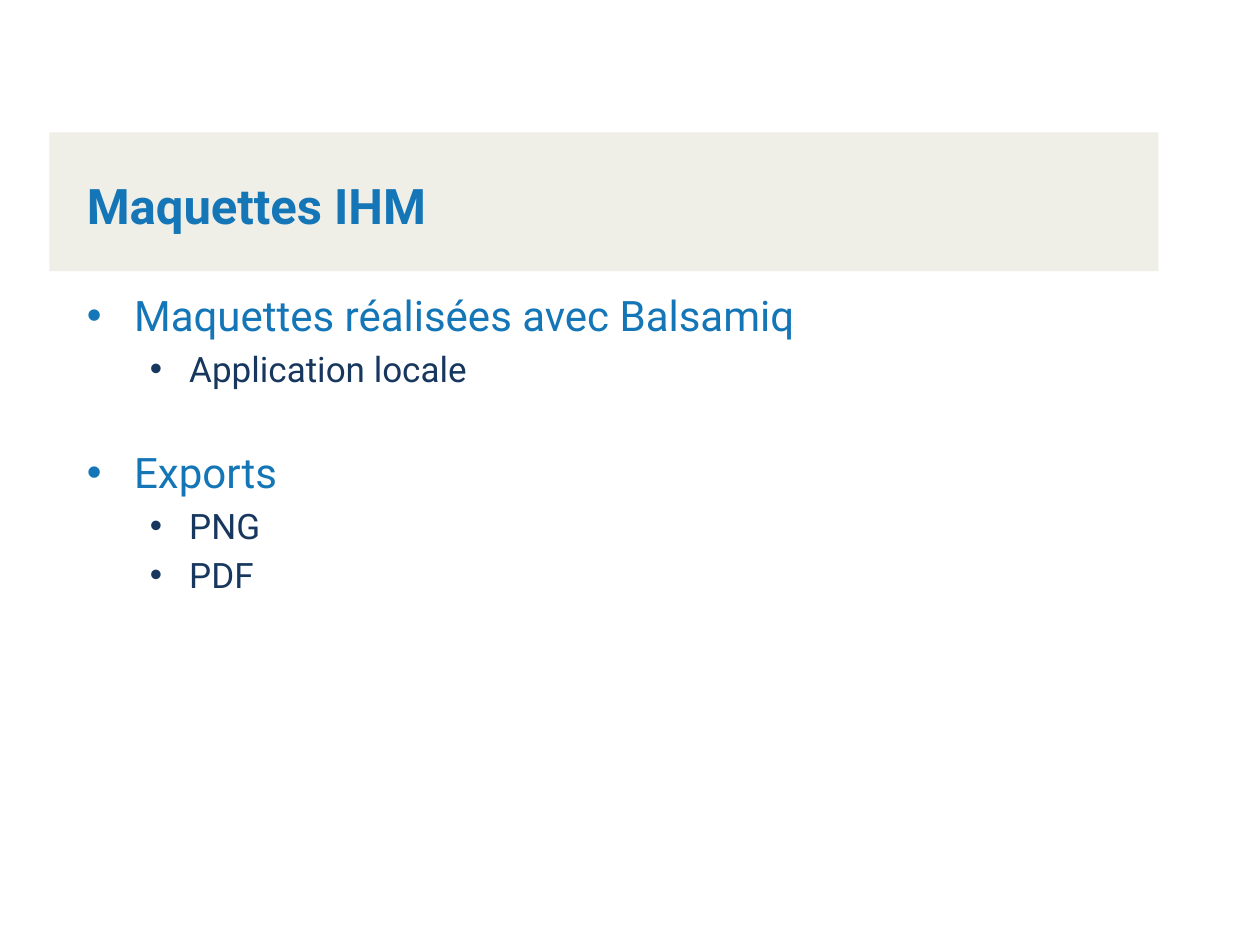
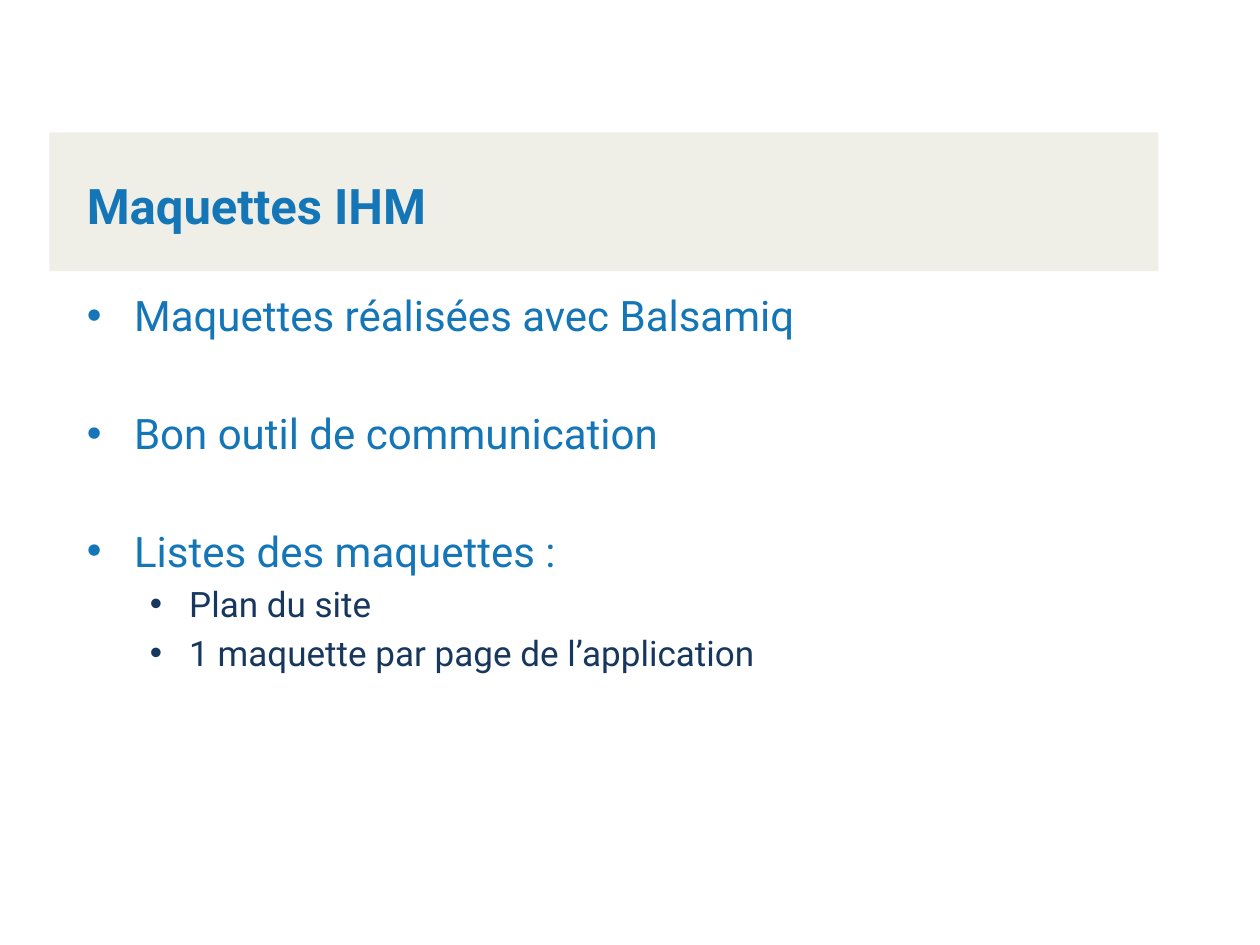
Before and after one commit to Kboris20/ProjetTechno, a slide deck: slide 8 of Présentation/PresentationClientsComptes-KlettGutierrezVoirolSchneider.pptx (slide 7 before the commit). Drawn at 1260x945 pixels with LibreOffice and Linux fonts; fonts in the diff are those of the drawing; background and template pictures are left out. Boxes give left, top, right and bottom in pixels: in the first picture for what was removed or moved away, otherwise in the second. Text is boxed around its words. In the diff, an @@ line names an element or a change of style, - is before the commit and + after.

```diff
--- a/Présentation/PresentationClientsComptes-KlettGutierrezVoirolSchneider.pptx
+++ b/Présentation/PresentationClientsComptes-KlettGutierrezVoirolSchneider.pptx
@@ text at (134, 417, 754, 674): text changed; size 20 to 24 pt; text colour #17375E to #1476B7 @@
-  • Application locale
-• Exports
-  • PNG
-  • PDF
+• Bon outil de communication
+• Listes des maquettes :
+  • Plan du site
+  • 1 maquette par page de l’application
```
Also in this commit, not shown: 3 other slides changed, 1 slide added.
